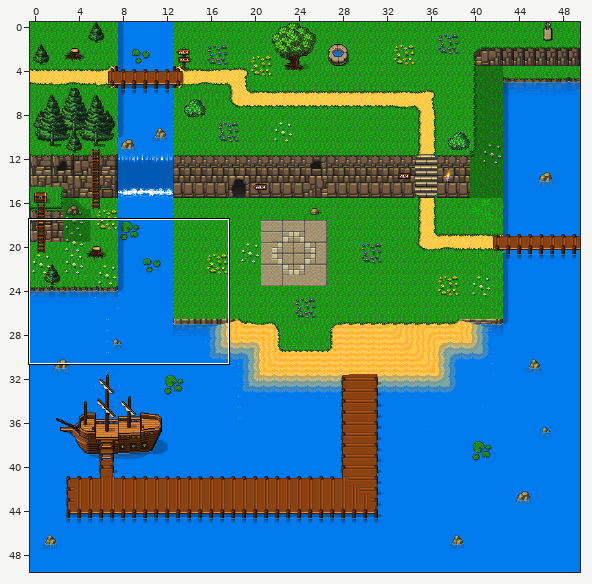
A Tiled map gets an edit: out/production/MindOf/tile/Map.tmx. Above: a wide view before the commit, with the close-up outlined.
Close-up. First the earlier version:
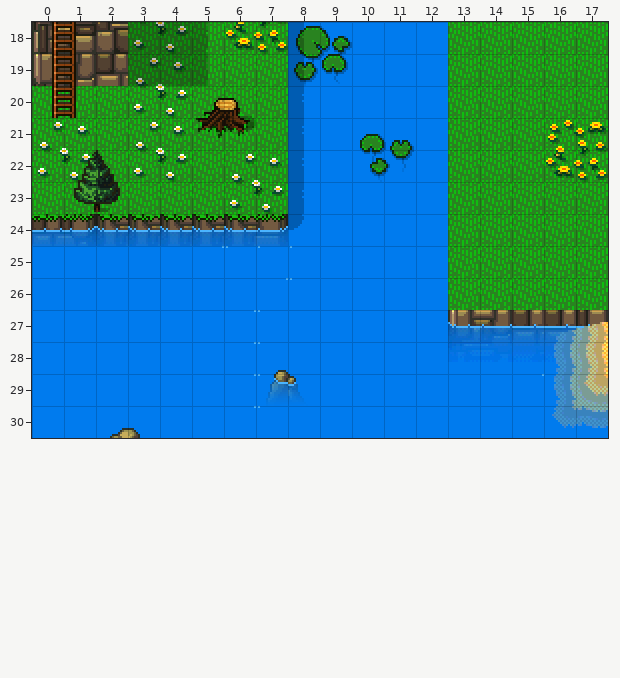
Cells are 16x16 px. Shown: x 0..17, y 18..30. The commit also changed other parts of the map, which this record leaves out.
The same view after the edit:
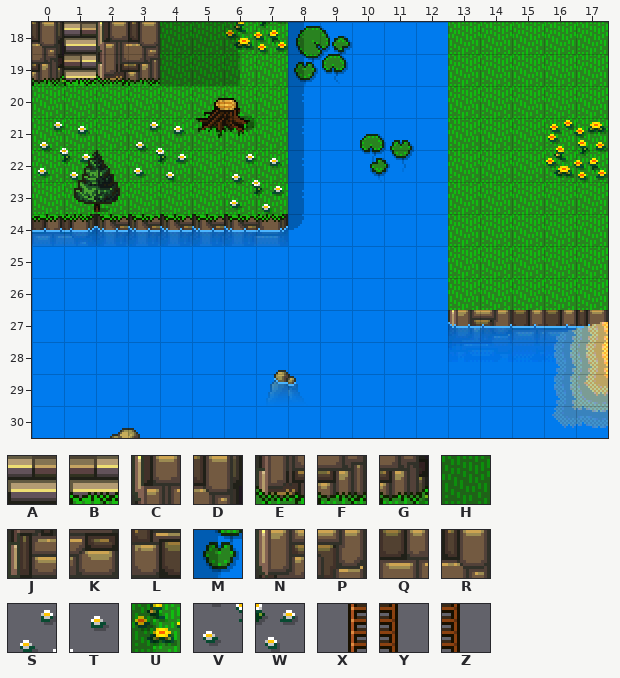
Key: from "MapTextures": A 342, B 535, C 2496, D 2503, E 2592, F 2593, G 2599; from "Slates [32x32px orthogonal til": H 2128, J 2208, K 2209, L 2210, M 2232, N 2304, P 2305, Q 2306, R 2307, S 2330, T 2331, U 2416, V 2426, W 2427, X 4278, Y 4279, Z 4375.
_ is an empty cell.
See-through tiles are keyed as they look on the map.
The edit:
Layer "Layer0":
The author changed tile K to tile A in row 18 at x 1.
The author changed tile P to tile B in row 19 at x 1.
The author changed tile L to tile C in row 18 at x 2.
The author changed tile J to tile D in row 18 at x 0.
The author changed tile Q to tile E in row 19 at x 2.
The author changed tile S to tile F in row 19 at x 3.
The author changed tile N to tile G in row 19 at x 0.
The author changed tile V to tile R in row 18 at x 3.
Tile T is removed in row 19 at x 4.
Tile V is removed in row 20 at x 3.
Tile W is removed in row 18 at x 4; in row 20 at x 4.
Layer "Layer1":
Tile X is removed in rows 18 to 20 at x 0.
Tile Y is removed in rows 18 to 19 at x 1.
Tile Z is removed in row 20 at x 1.
Layer "Layer2":
The author changed tile M to tile H in row 19 at x 5.
The author changed tile U to tile H in row 18 at x 5.
Tile M now appears in row 19 at x 6.
Tile U now appears in row 18 at x 6.
Tile H is removed in rows 18 to 19 at x 3.
Where, in picture pixels (left, top, right, bottom), the same in both close-ups:
changed: (32, 22, 240, 118)
